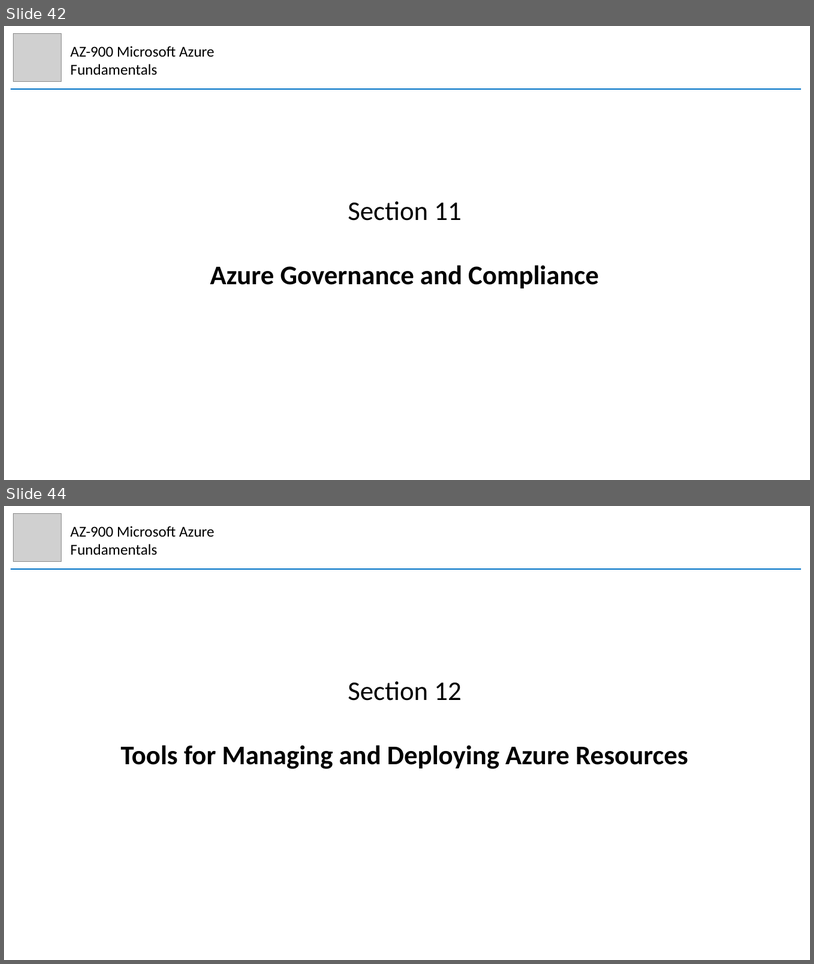
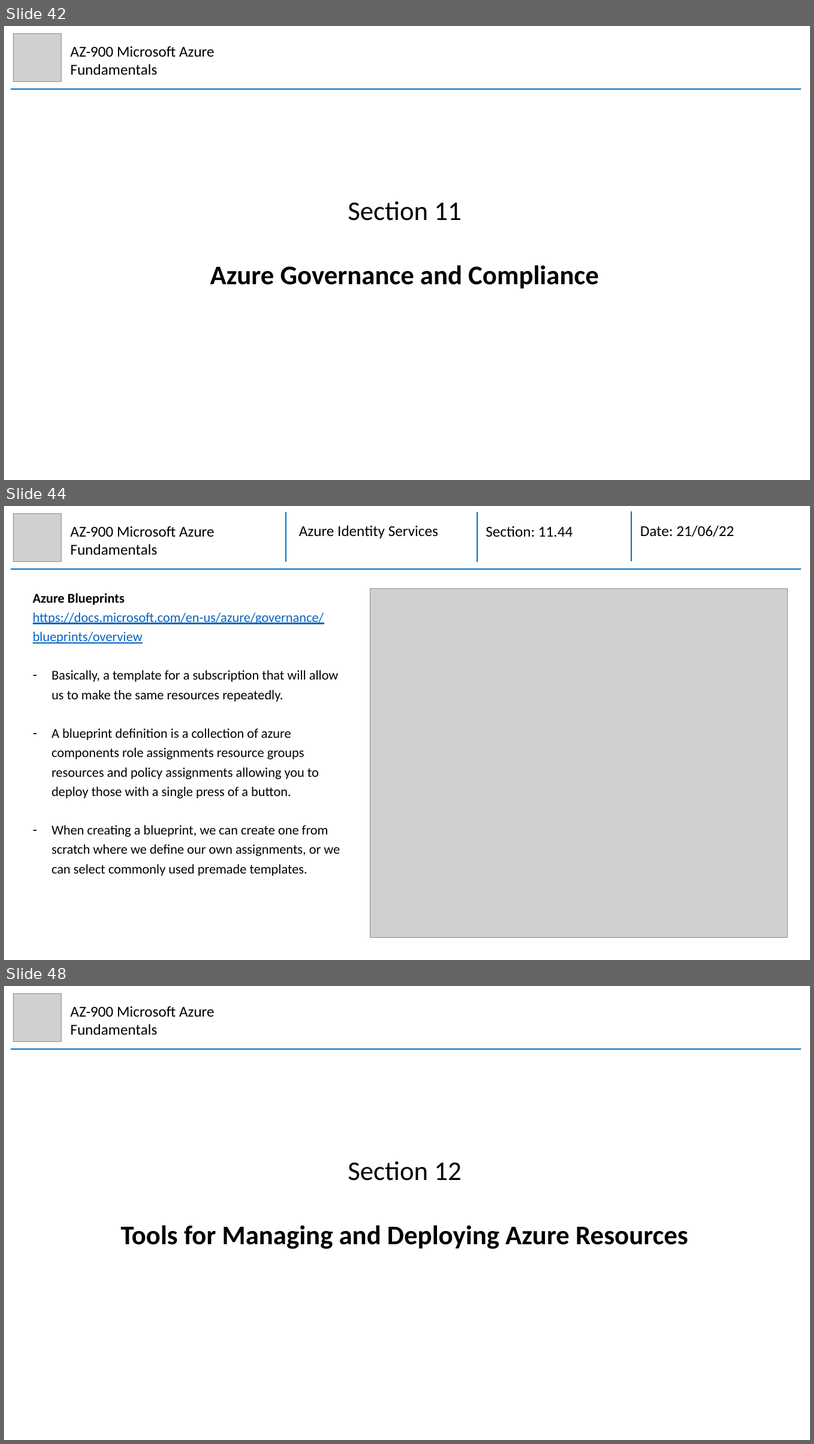
Before and after one commit to mhaythornthwaite/Testing_ML_Algorithms, a slide deck: Azure_AZ-900_Fundamentals/MJH_AZ-900_Azure_Fundamentals_Notes.pptx. Shown one above the other, each under a label of ours: slides 42 and 44 before the commit, slides 42, 44 and 48 after it; the slides between them are not shown. The pictures are 814x964 and 814x1444 pixels, drawn with LibreOffice and Linux fonts; fonts in the diff are those of the drawing; grey boxes stand for pictures. Boxes give left, top, right and bottom in pixels: in the first picture for what was removed or moved away, otherwise in the second. Text is boxed around its words. In the diff, an @@ line names an element or a change of style, - is before the commit and + after.

Commit message:
Azure AZ-900 Section 11

```diff
--- a/Azure_AZ-900_Fundamentals/MJH_AZ-900_Azure_Fundamentals_Notes.pptx
+++ b/Azure_AZ-900_Fundamentals/MJH_AZ-900_Azure_Fundamentals_Notes.pptx
@@ slide 44 added at box(4, 506, 810, 960), background #FFFFFF @@
@@ picture added at box(14, 513, 62, 561) @@
@@ group added at box(11, 511, 801, 570): 4 lines, 3 texts @@
+Azure Identity Services
+Section: 11.44
+Date: 21/06/22
@@ text added at box(71, 526, 215, 555), 18 pt, text #000000 @@
+AZ-900 Microsoft Azure Fundamentals
@@ text added at box(33, 593, 340, 876), 16 pt, text #000000 @@
+Azure Blueprints
+https://docs.microsoft.com/en-us/azure/governance/blueprints/overview
+– Basically, a template for a subscription that will allow us to make the same resources repeatedly.
+– A blueprint definition is a collection of azure components role assignments resource groups resources and policy assignments allowing you to deploy those with a single press of a button.
+– When creating a blueprint, we can create one from scratch where we define our own assignments, or we can select commonly used premade templates.
@@ picture added at box(371, 588, 788, 937) @@
@@ what was slide 44 is now slide 48 @@
```
Also in this commit, not shown: 1 slide changed, 3 other slides added.
